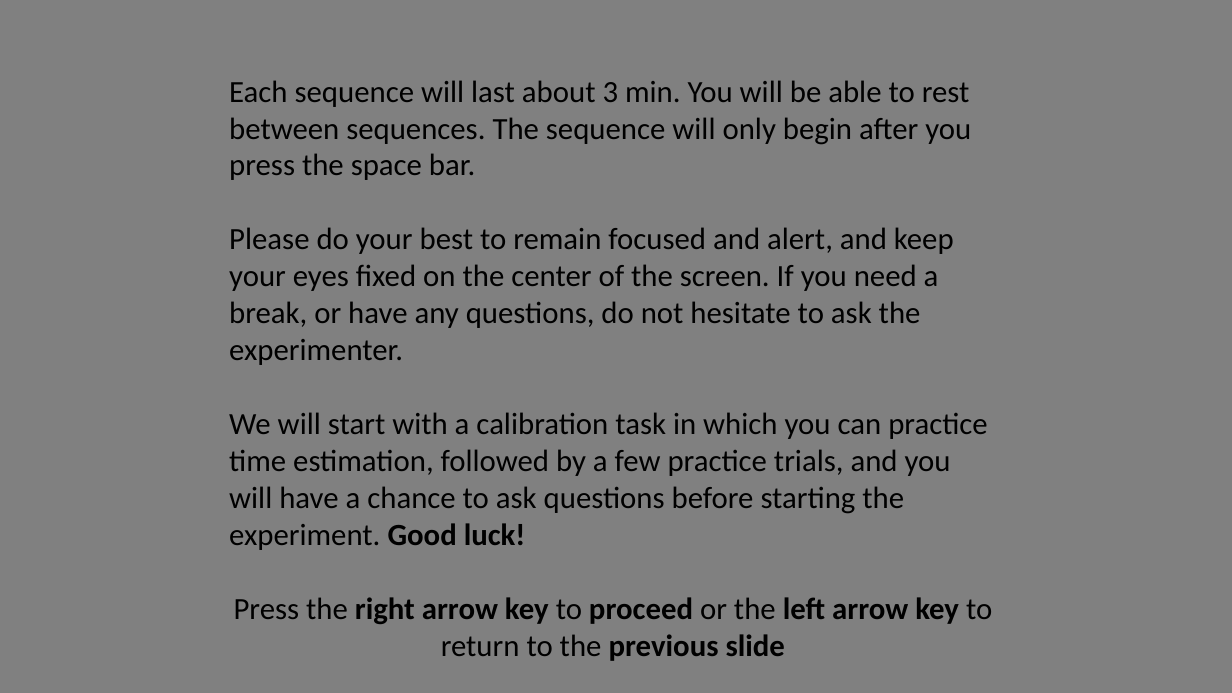
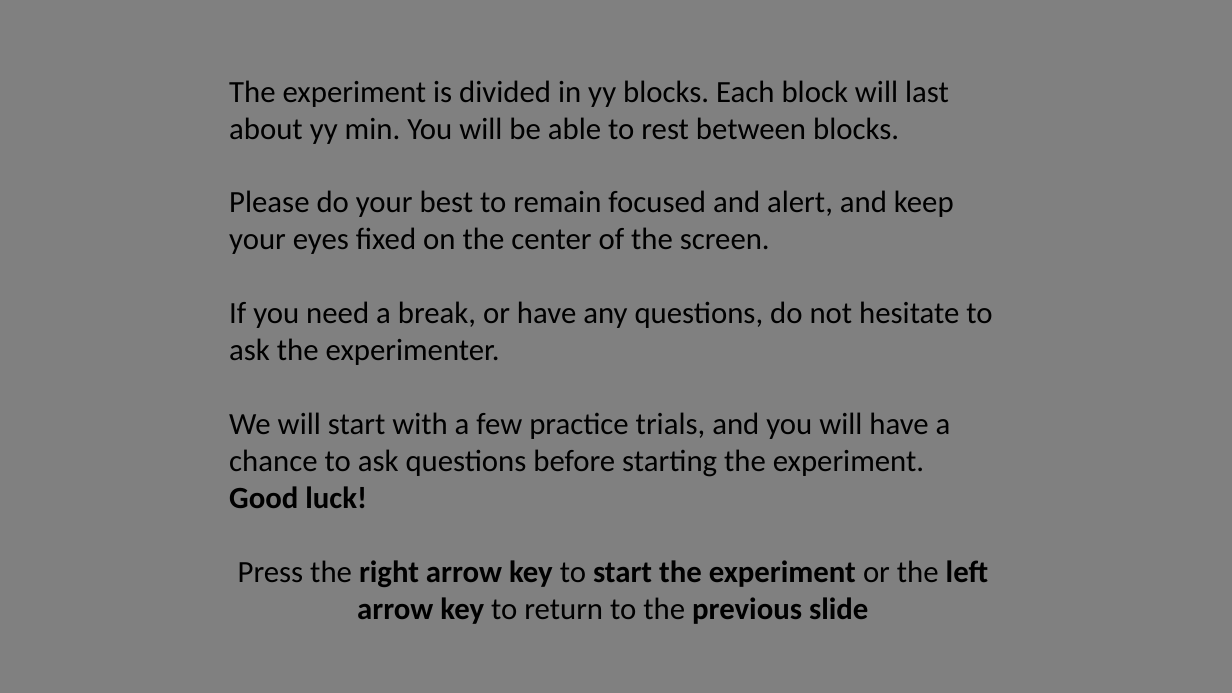
Before and after one commit to michaengeser/pep_wp4, a slide deck: slide 9 of instructions/Instructions.pptx (slide 12 before the commit). Drawn at 1232x693 pixels with LibreOffice and Linux fonts; fonts in the diff are those of the drawing. Boxes give left, top, right and bottom in pixels: in the first picture for what was removed or moved away, otherwise in the second. Text is boxed around its words. In the diff, an @@ line names an element or a change of style, - is before the commit and + after.

```diff
--- a/instructions/Instructions.pptx
+++ b/instructions/Instructions.pptx
@@ text at (229,80,992,624): text changed @@
-Each sequence will last about 3 min. You will be able to rest between sequences. The sequence will only begin after you press the space bar.
-Please do your best to remain focused and alert, and keep your eyes fixed on the center of the screen. If you need a break, or have any questions, do not hesitate to ask the experimenter.
-We will start with a calibration task in which you can practice time estimation, followed by a few practice trials, and you will have a chance to ask questions before starting the experiment. Good luck!
-Press the right arrow key to proceed or the left arrow key to return to the previous slide
+The experiment is divided in yy blocks. Each block will last about yy min. You will be able to rest between blocks.
+Please do your best to remain focused and alert, and keep your eyes fixed on the center of the screen.
+If you need a break, or have any questions, do not hesitate to ask the experimenter.
+We will start with a few practice trials, and you will have a chance to ask questions before starting the experiment.
+Good luck!
+Press the right arrow key to start the experiment or the left arrow key to return to the previous slide
```
Also in this commit, not shown: 1 other slide changed, 4 slides added, 7 slides removed, 14 other files.
